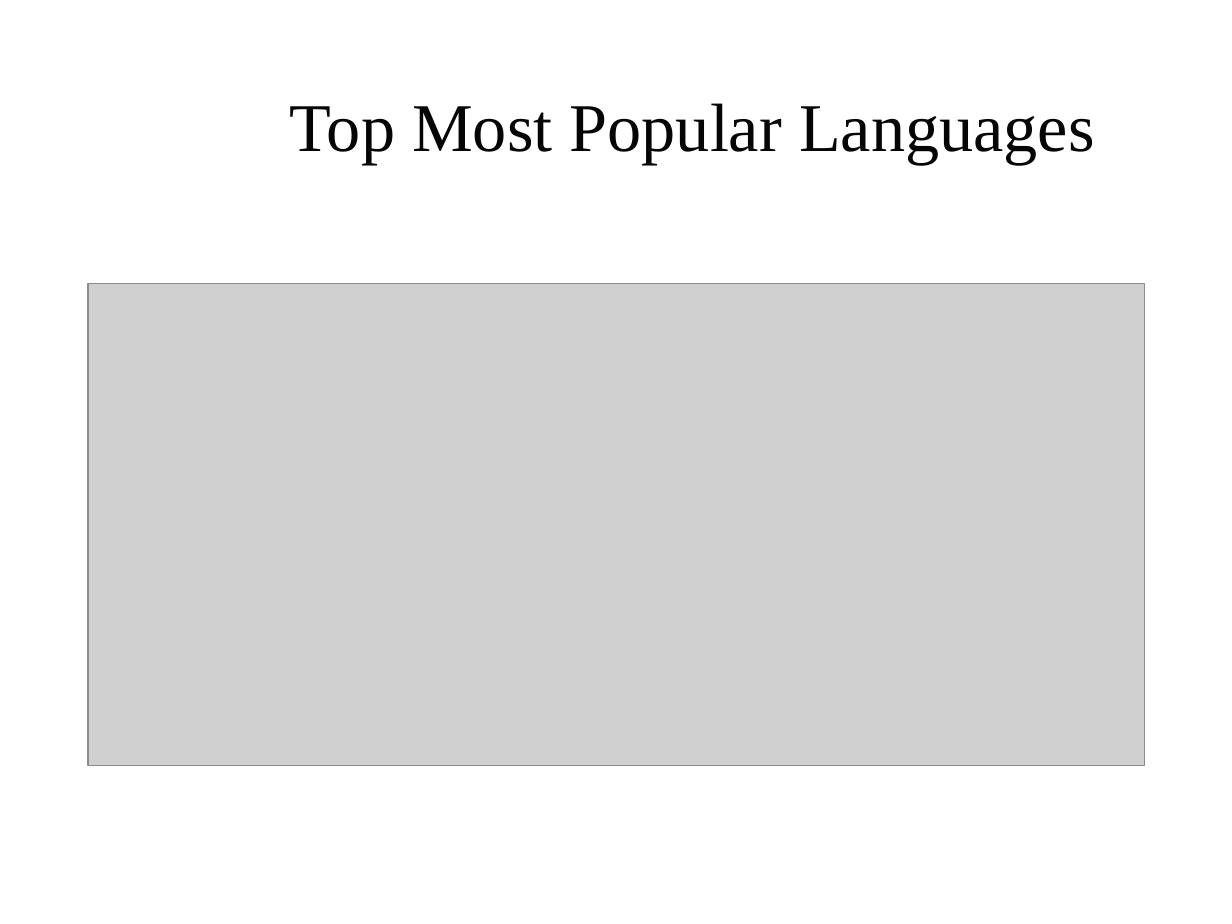
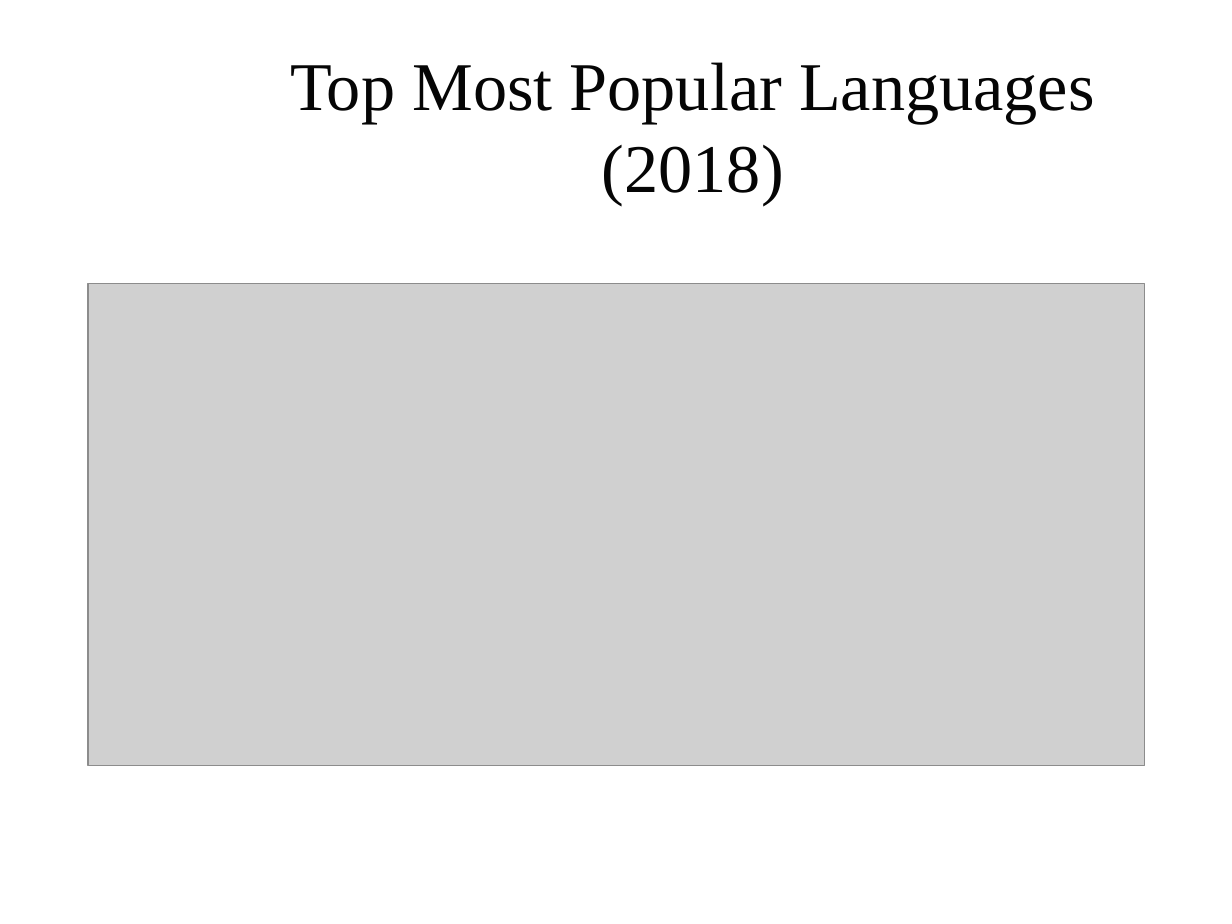
Before and after one commit to davidam/python-examples, a slide deck: slide 2 of slides/python-popular.odp. Drawn at 1232x924 pixels with LibreOffice and Linux fonts; fonts in the diff are those of the drawing; grey boxes stand for pictures; background and template pictures are left out. Boxes give left, top, right and bottom in pixels: in the first picture for what was removed or moved away, otherwise in the second. Text is boxed around its words. In the diff, an @@ line names an element or a change of style, - is before the commit and + after.

Commit message:
slides/python-popular.pdf, slides/python-popular.odp: more slides

```diff
--- a/slides/python-popular.odp
+++ b/slides/python-popular.odp
@@ title at [290,62,1095,206]: text changed @@
-Top Most Popular Languages
+Top Most Popular Languages (2018)
```
Also in this commit, not shown: 3 slides added, 1 other file.
